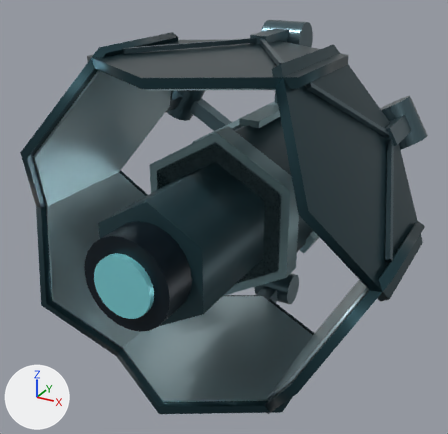
One commit to the glTF model assets/orbital-launcher/derived/meshopt/lod0/satellite_d0_lod0.meshopt.glb: the scene before it, then after it.
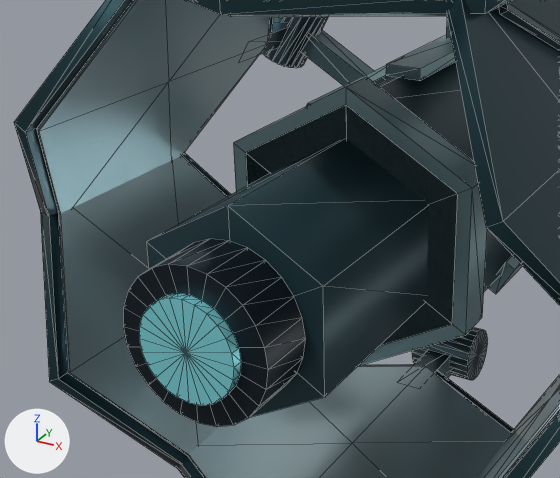
Each version is shown whole from a 50 mm lens placed at (1.71, -3.99, 2.61), pointed at (-0.16, -0.59, 0.91), then close up on the part from 3% to 76% of the width and 19% to 83% of the height. Arrows for +X, +Y and +Z are at lower left; the lights stay in place. The older version's two pictures come first. The close-ups show mesh edges as thin lines. Where no turn or scale is listed for an object, it has been applied to the vertices. Vertices at exactly the same position are counted once.

Objects in the first close-up: 'PETAL_1_MESH', 'PETAL_2_MESH', 'PETAL_3_MESH', 'PETAL_4_MESH', 'PETAL_5_MESH', 'PETAL_6_MESH', 'SATELLITE_BUS'.
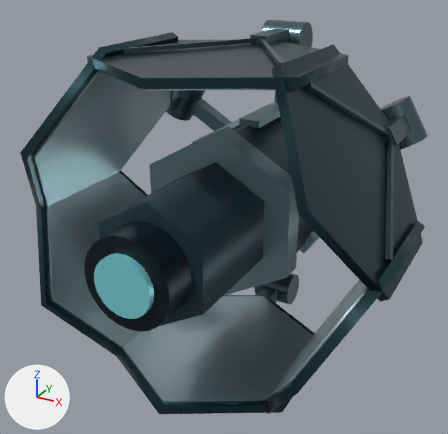
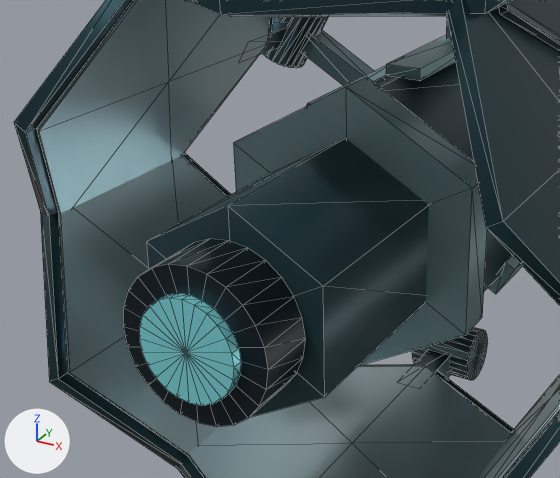
What the commit changed:
me_mesh_0 has 384 vertices, 696 faces and spans x -0.85..0.85, y -1.91..1.05, z -0.95..0.95.
me_mesh_0 is used by ob_satellite_bus; location (0.0, 0.0, 1.07).
Before the commit, vertices of me_mesh_0: 0 (0.0, -0.98, -0.49), 2 (0.42, -0.98, -0.25) at pixel (452, 324), 5 (0.42, -0.98, 0.25) at pixel (457, 193), 7 (0.0, -0.98, 0.49) at pixel (345, 104), 9 (-0.42, -0.98, 0.25) at pixel (245, 152).
Before the commit, vertices of me_mesh_0: 11 (-0.42, -0.98, -0.25), 12 (0.0, -0.98, 0.0).
Part 1, on me_mesh_0:
Vertices 0, 2, 5, 7, 9, 11, 12 of me_mesh_0 move by (0.0, 0.17, 0.0).

What differs and where, as boxes [x1, y1, x2, y2] in the close-ups (560 x 478 px; the box of a moved part takes in the faces that stretch with it):
part 1 of me_mesh_0, moved or reshaped: before [246, 61, 512, 344]; after [378, 61, 512, 291]
